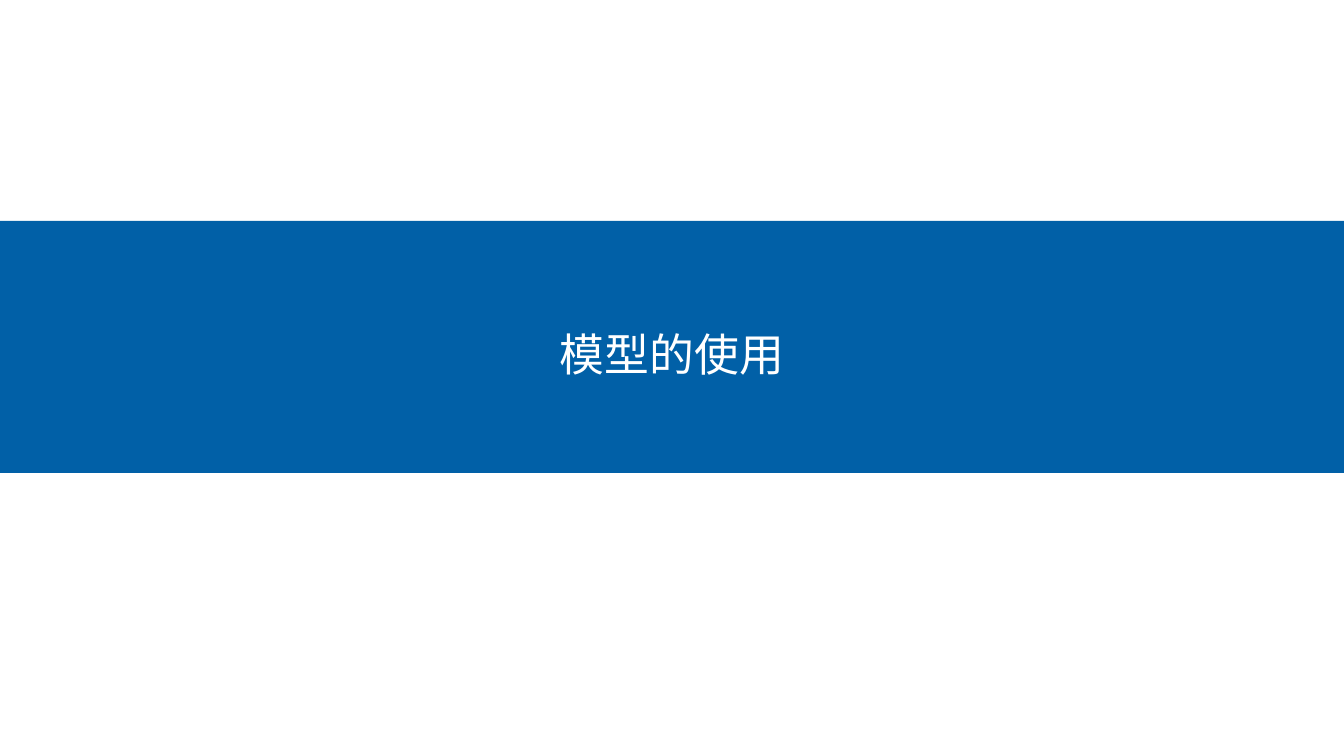
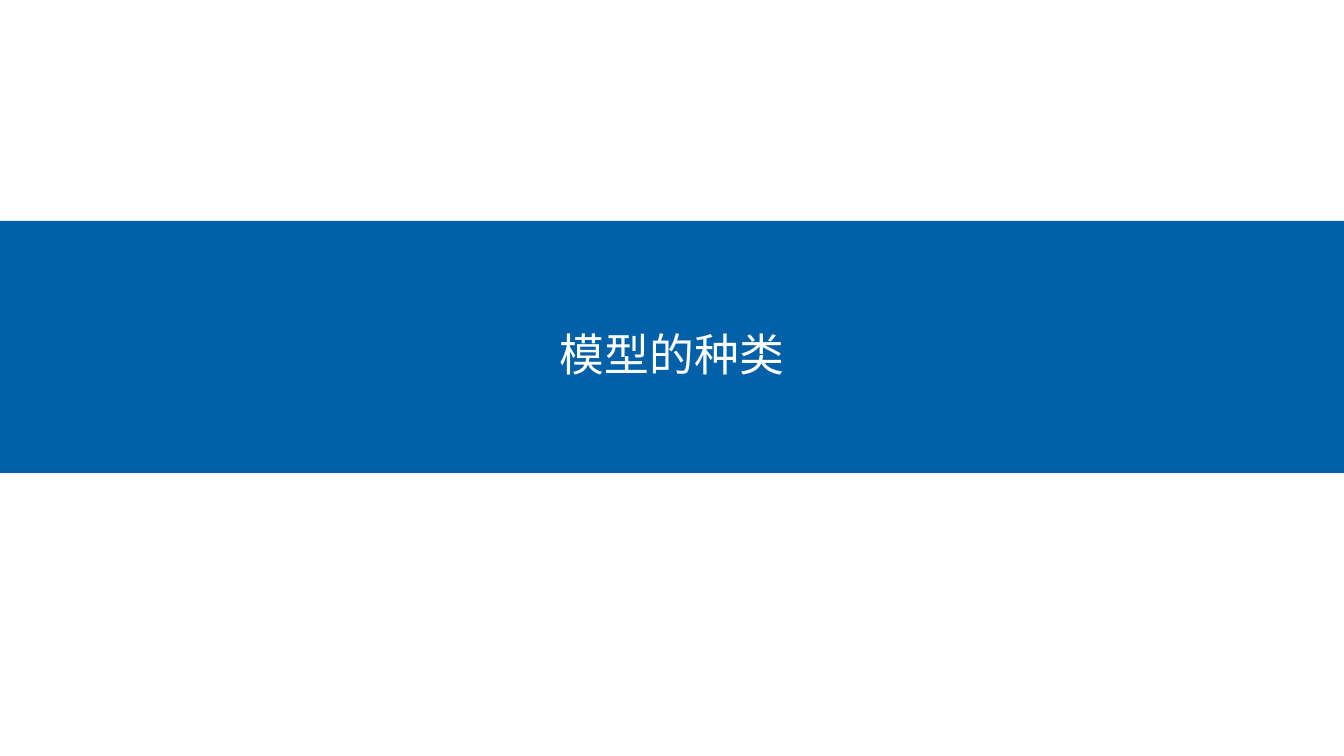
Before and after one commit to GuanyiLL/Study, a slide deck: slide 12 of Swift/CoreMLResearching/CoreML.pptx. Drawn at 1344x756 pixels with LibreOffice and Linux fonts; fonts in the diff are those of the drawing. Boxes give left, top, right and bottom in pixels: in the first picture for what was removed or moved away, otherwise in the second. Text is boxed around its words. In the diff, an @@ line names an element or a change of style, - is before the commit and + after.

```diff
--- a/Swift/CoreMLResearching/CoreML.pptx
+++ b/Swift/CoreMLResearching/CoreML.pptx
@@ text at [560, 333, 784, 375]: text changed @@
-模型的使用
+模型的种类
```
Also in this commit, not shown: 2 other slides changed, 8 slides added, 1 slide removed.
